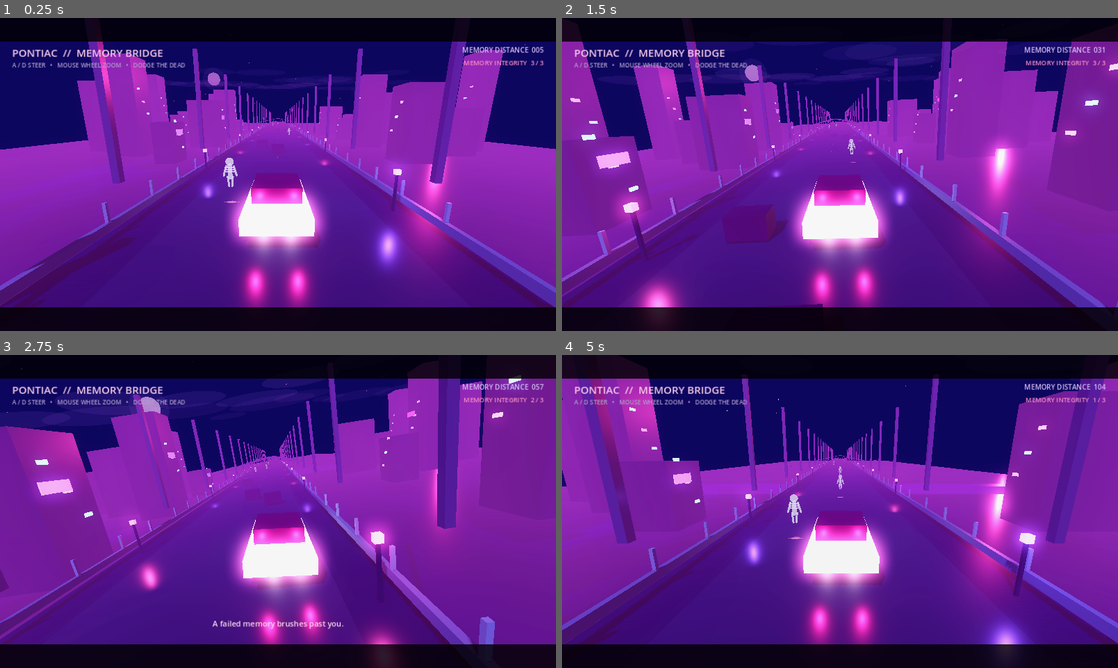
Above: before the commit, frames 1-4 (two rows, left to right).
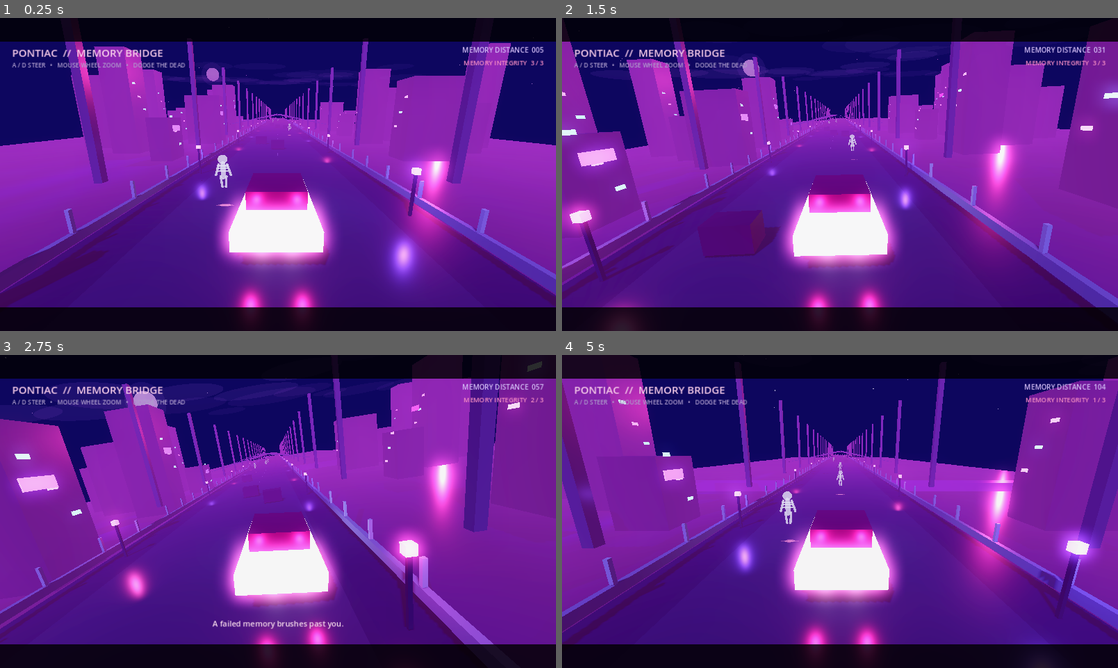
Above: after the commit, the same moments.

Repository: fuzeonspotify/outoftime
Game: Godot game, scene res://scenes/road_memory.tscn
Same seed, same stepped clock (60 frames per second), same inputs: the game is played once before the commit and once after it. This scene is started directly instead of the project's main scene.
Inputs (mouse positions are in pixels of both pictures, inside the frame that each line leads up to):
- Up to frame 1 (0.25 s): no input
- Up to frame 2 (1.5 s): move the mouse to (962, 158) at 0.52 s; hold D (move_right) 0.53-1.28 s; tap Shift at 0.6 s; click (962, 158) at 0.67 s; tap Space at 0.77 s; move the mouse to (728, 190) at 1.27 s; hold S from 1.28 s (still down); tap E at 1.35 s
- Up to frame 3 (2.75 s): tap Space at 1.52 s; move the mouse to (333, 442) at 2.02 s; release S at 2.03 s; hold D (move_right) from 2.03 s (still down); tap Shift at 2.1 s
- Up to frame 4 (5 s): move the mouse to (812, 574) at 2.77 s; release D (move_right) at 2.78 s; hold W 2.78-3.53 s; tap E at 2.85, 4.35 s; click (812, 574) at 2.92 s; tap Space at 3.02, 3.77, 4.52 s; tap A (move_left) at 3.5 s; move the mouse to (1006, 558) at 3.52 s; hold A (move_left) from 3.53 s (still down); tap Shift at 3.6 s; move the mouse to (673, 464) at 4.27 s

The runs differ from the first frame. In frame 1, 21% of the frame differs, in the area x 0-100%, y 0-97%; in frame 2, 22%; in frame 3, 20%; in frame 4, 25%, in the area x 0-100%, y 0-100%.
Error in both runs: Invalid assignment of property or key 'volume_linear' with value of type 'float' on a base object of type 'AudioStreamPlayer'. (res://scripts/audio/music_direc…

Commit message:
Move Pontiac default camera closer

Diff:
--- a/scripts/world/road_audio.gd
+++ b/scripts/world/road_audio.gd
@@ -1,6 +1,7 @@
 extends Node
 
 const CABLE_HIDE_DISTANCE: float = 34.0
+const DEFAULT_CAMERA_DISTANCE: float = 7.4
 
 var _bridge_cables: Array[MeshInstance3D] = []
 var _car: Node3D
@@ -8,7 +9,7 @@
 
 func _ready() -> void:
 	SFXDirector.start_pontiac_ambience()
-	call_deferred("_configure_bridge_cables")
+	call_deferred("_configure_bridge_scene")
 
 
 func _process(_delta: float) -> void:
@@ -26,14 +27,19 @@
 	SFXDirector.stop_environment(0.45)
 
 
-func _configure_bridge_cables() -> void:
+func _configure_bridge_scene() -> void:
 	var scene_root: Node = get_parent()
 	if scene_root == null:
 		return
 
+	scene_root.set("_camera_distance", DEFAULT_CAMERA_DISTANCE)
+	scene_root.set("_camera_target_distance", DEFAULT_CAMERA_DISTANCE)
 	_car = scene_root.get_node_or_null("SpectralPontiac") as Node3D
+	var camera: Camera3D = scene_root.get_node_or_null("SpectralPontiac/Camera3D") as Camera3D
+	if camera != null:
+		camera.position.z = DEFAULT_CAMERA_DISTANCE
+
 	var mesh_nodes: Array[Node] = scene_root.find_children("*", "MeshInstance3D", true, false)
-
 	for node: Node in mesh_nodes:
 		var mesh_instance: MeshInstance3D = node as MeshInstance3D
 		if mesh_instance == null:
